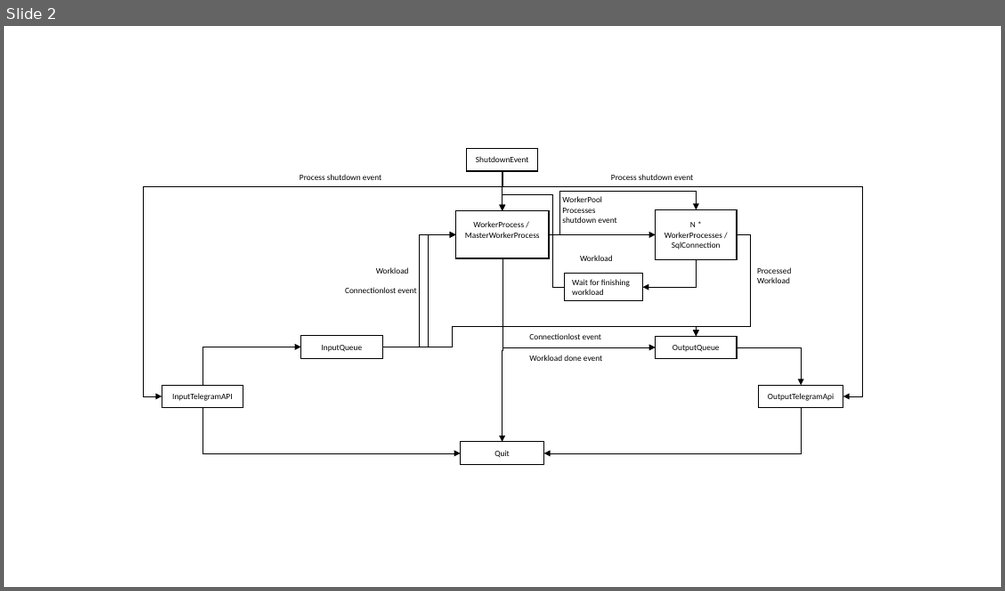
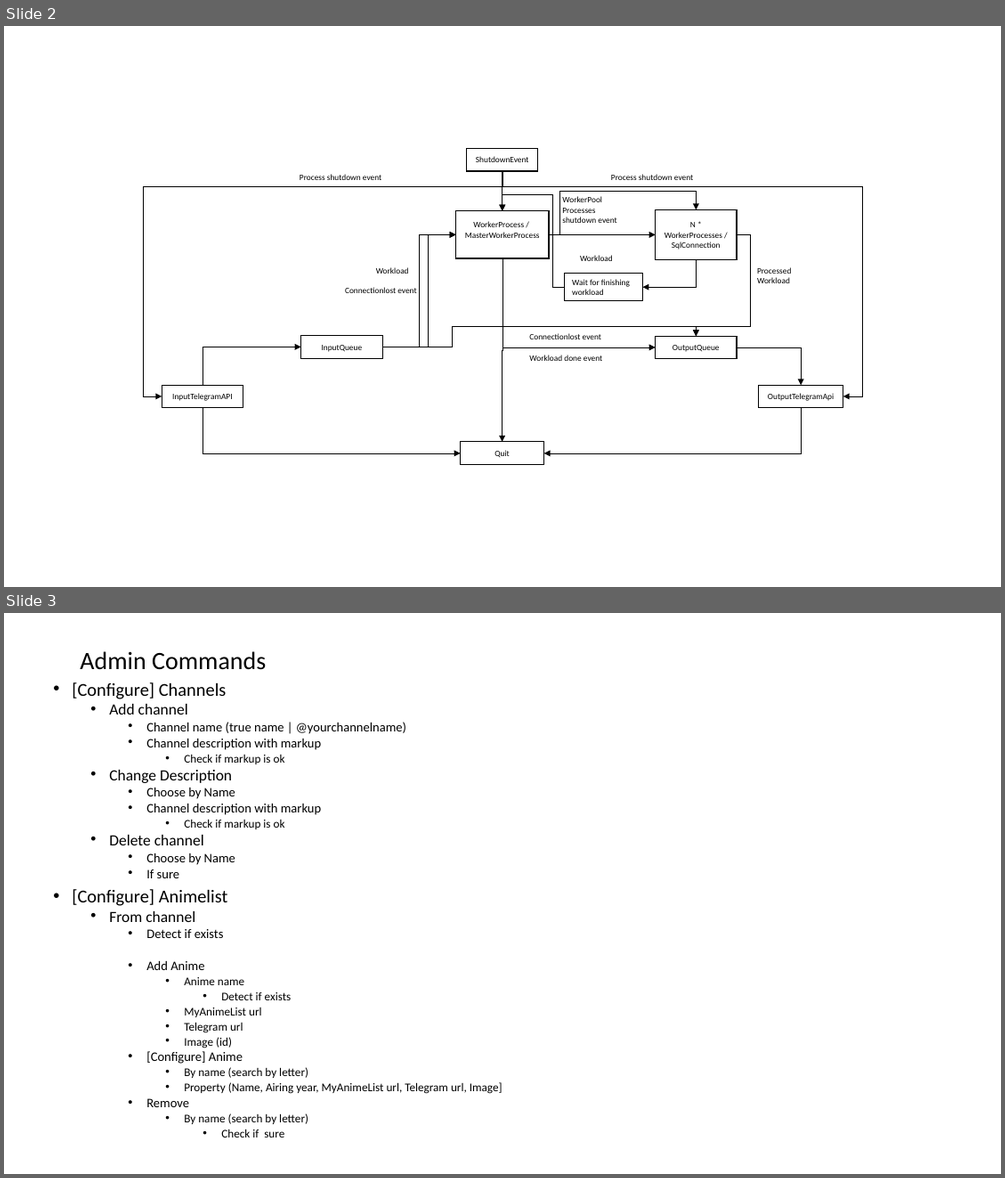
Before and after one commit to AsdwGroup/AnimeSubBot, a slide deck: workflows/Programworkflow.pptx. Shown one above the other, each under a label of ours: slide 2 before the commit, slides 2 and 3 after it. The pictures are 1005x591 and 1005x1178 pixels, drawn with LibreOffice and Linux fonts; fonts in the diff are those of the drawing. Boxes give left, top, right and bottom in pixels: in the first picture for what was removed or moved away, otherwise in the second. Text is boxed around its words. In the diff, an @@ line names an element or a change of style, - is before the commit and + after.

```diff
--- a/workflows/Programworkflow.pptx
+++ b/workflows/Programworkflow.pptx
@@ slide 3 added at <box>4,613,1001,1174</box>, background #FFFFFF @@
@@ title added at <box>80,651,266,670</box>, 24 pt, text #000000 @@
+Admin Commands
@@ text added at <box>72,682,502,1137</box>, 11.2 pt, text #000000 @@
+• [Configure] Channels
+  • Add channel
+    • Channel name (true name | @yourchannelname)
+    • Channel description with markup
+      • Check if markup is ok
+  • Change Description
+    • Choose by Name
+    • Channel description with markup
+      • Check if markup is ok
+  • Delete channel
+    • Choose by Name
+    • If sure
+• [Configure] Animelist
+  • From channel
+    • Detect if exists
+    • Add Anime
+      • Anime name
+        • Detect if exists
+      • MyAnimeList url
+      • Telegram url
+      • Image (id)
+    • [Configure] Anime
+      • By name (search by letter)
+      • Property (Name, Airing year, MyAnimeList url, Telegram url, Image]
+    • Remove
+      • By name (search by letter)
+        • Check if sure
```
Also in this commit, not shown: 8 other files.
